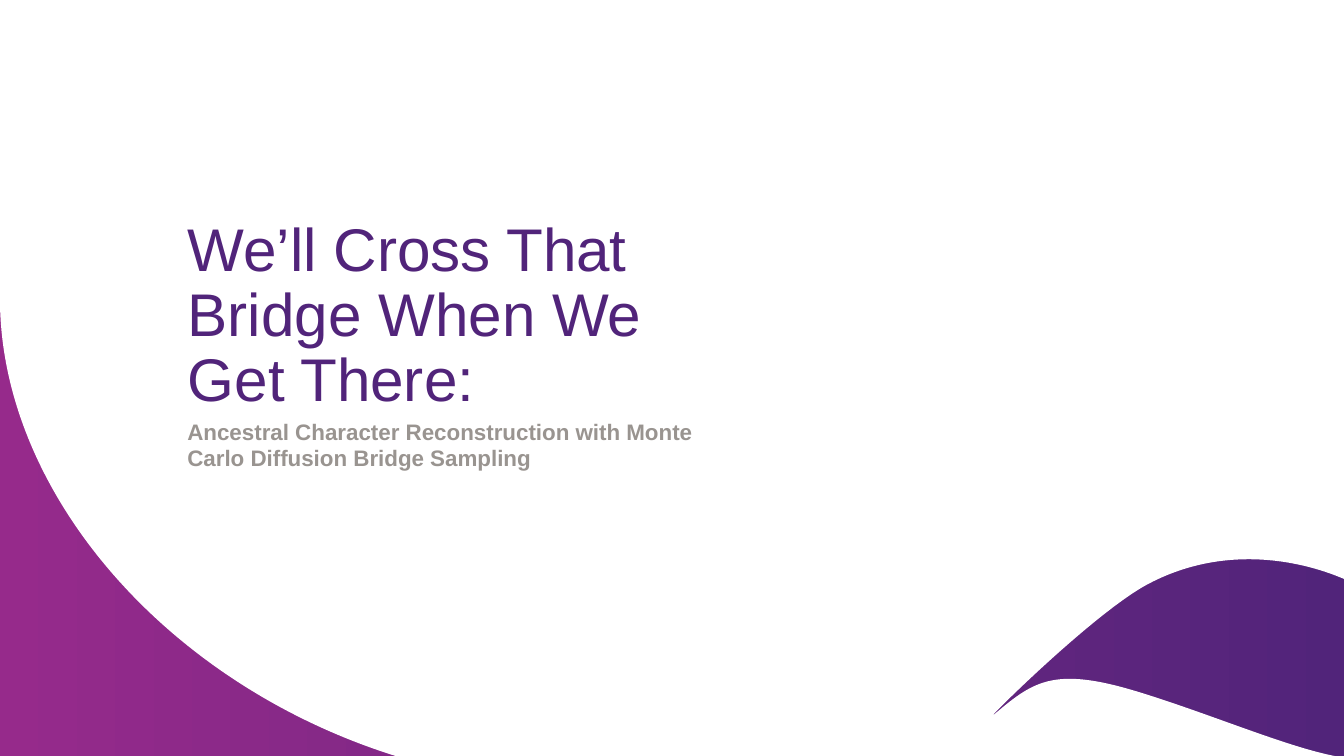
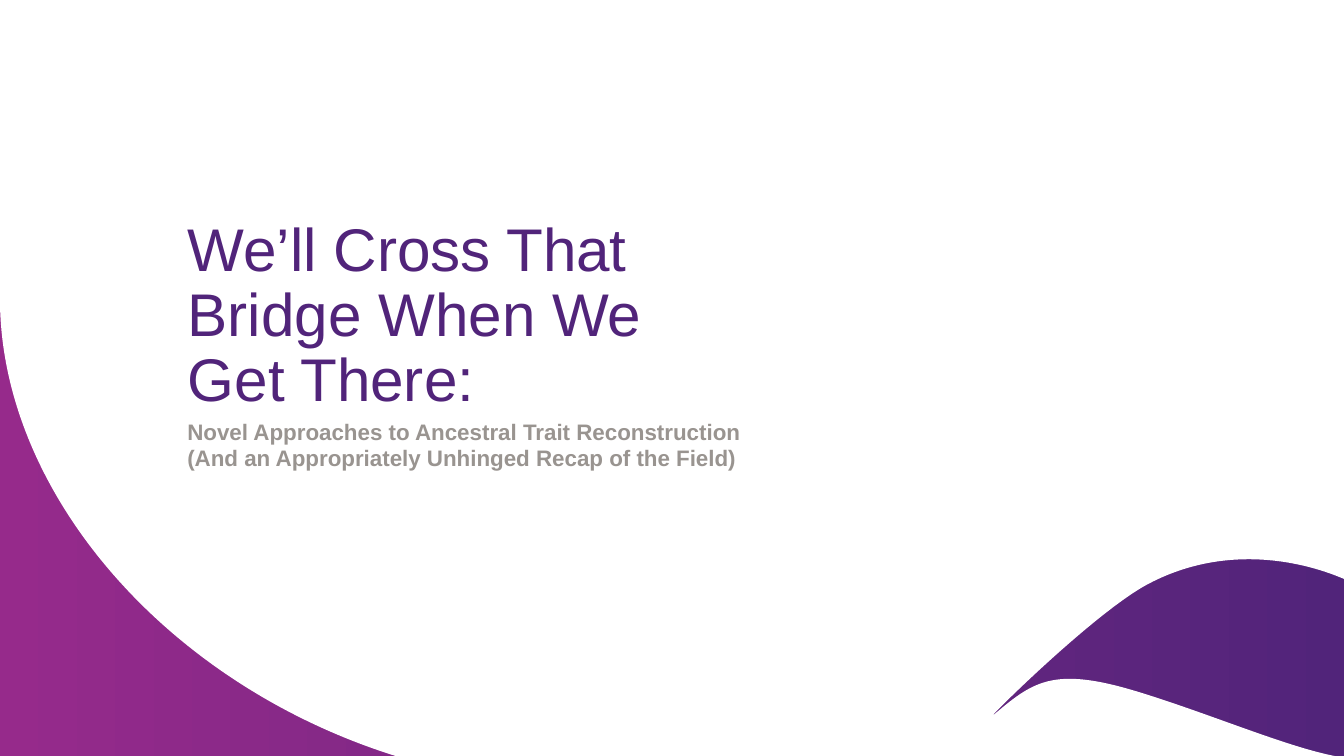
Before and after one commit to Merodoc/Phylo_MI_SDE, a slide deck: slide 1 of We’ll Cross That Bridge When We Get There.pptx. Drawn at 1344x756 pixels with LibreOffice and Linux fonts; fonts in the diff are those of the drawing; background and template pictures are left out. Boxes give left, top, right and bottom in pixels: in the first picture for what was removed or moved away, otherwise in the second. Text is boxed around its words. In the diff, an @@ line names an element or a change of style, - is before the commit and + after.

```diff
--- a/We’ll Cross That Bridge When We Get There.pptx
+++ b/We’ll Cross That Bridge When We Get There.pptx
@@ text at (187, 424, 740, 471): text changed @@
-Ancestral Character Reconstruction with Monte Carlo Diffusion Bridge Sampling
+Novel Approaches to Ancestral Trait Reconstruction (And an Appropriately Unhinged Recap of the Field)
```
Also in this commit, not shown: 5 slides added.
